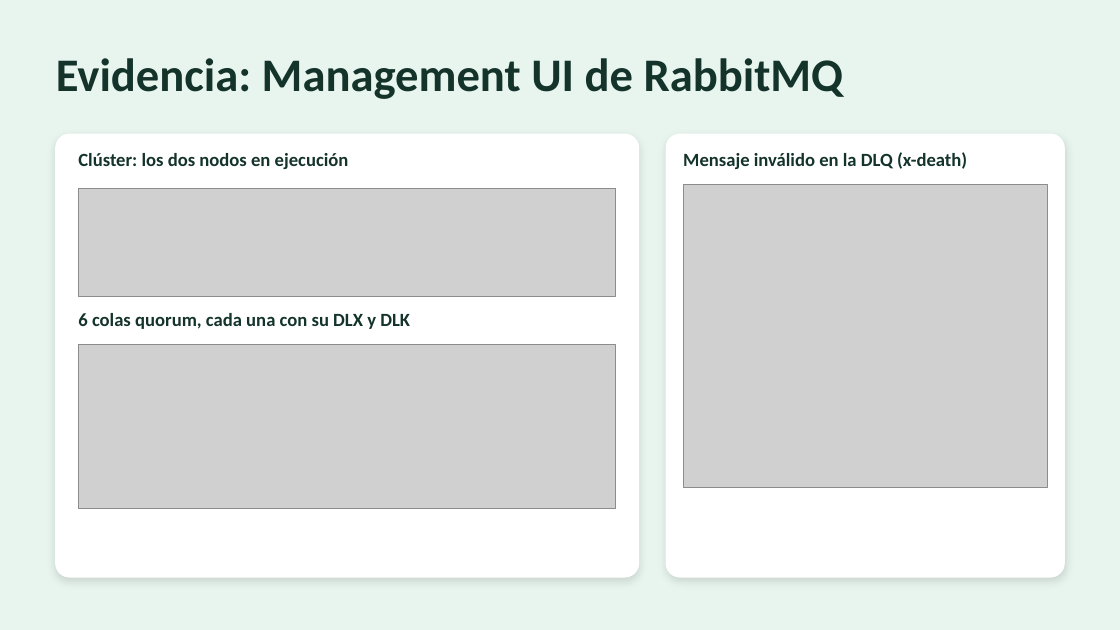
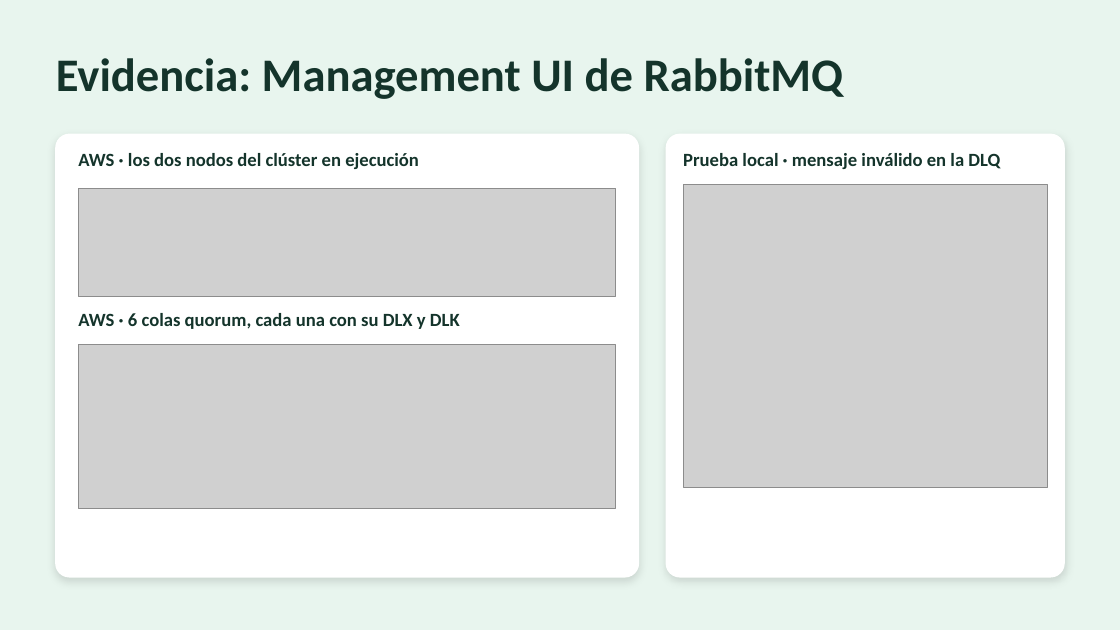
Before and after one commit to jhonnylarry/dsy1107-ep1-ecopunto, a slide deck: slide 11 of docs/presentacion/EcoPunto-EP4.pptx. Drawn at 1120x630 pixels with LibreOffice and Linux fonts; fonts in the diff are those of the drawing; grey boxes stand for pictures. Boxes give left, top, right and bottom in pixels: in the first picture for what was removed or moved away, otherwise in the second. Text is boxed around its words. In the diff, an @@ line names an element or a change of style, - is before the commit and + after.

Commit message:
docs: presentacion EP4 con capturas de AWS

```diff
--- a/docs/presentacion/EcoPunto-EP4.pptx
+++ b/docs/presentacion/EcoPunto-EP4.pptx
@@ text at box(78, 153, 419, 169): text changed @@
-Clúster: los dos nodos en ejecución
+AWS · los dos nodos del clúster en ejecución
@@ text at box(683, 153, 1000, 169): text changed @@
-Mensaje inválido en la DLQ (x-death)
+Prueba local · mensaje inválido en la DLQ
@@ text at box(78, 313, 460, 329): text changed @@
-6 colas quorum, cada una con su DLX y DLK
+AWS · 6 colas quorum, cada una con su DLX y DLK
```
